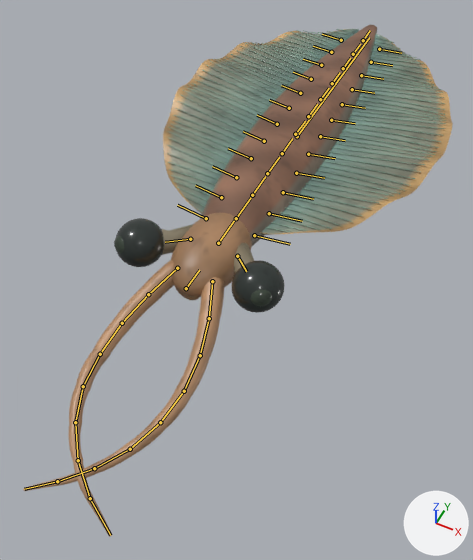
Renders of the glTF model public/assets/creatures/nectocaris.glb from each side of a commit.
Rendered twice from a 50 mm lens placed at (1.53, -4.16, 3.18), pointed at (0.05, -1.2, -0.52). Every picture has the same lights, and +X, +Y and +Z are marked at lower right. The first picture is the older version. Both versions are drawn at frame 7 of the action 'Bite'; the numbers are the values there. The bones that bend it are drawn over the model as lines.

Objects in the first picture: 'nectocaris nectocaris Eyes', 'nectocaris nectocaris Fin membrane', 'nectocaris nectocaris Living integument', 'nectocaris nectocaris Marginal tissue'.
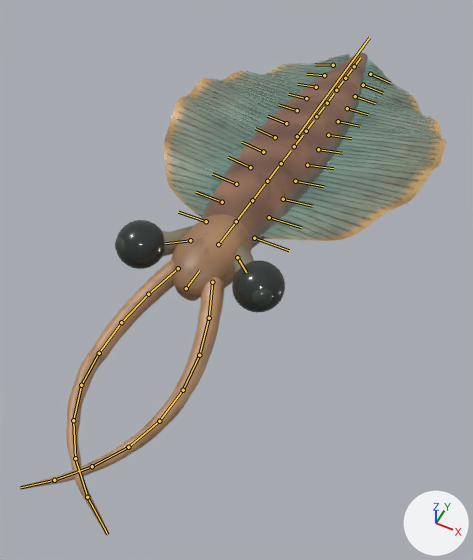
What differs and where, as boxes [x1, y1, x2, y2] in the pictures (473 x 560 px):
'nectocaris nectocaris Fin membrane', posed (9% shorter): before [163, 29, 453, 235]; after [164, 54, 446, 241]
'nectocaris nectocaris Living integument', posed: before [23, 25, 377, 537]; after [20, 53, 368, 536]
'nectocaris nectocaris Eyes', posed: before [114, 218, 284, 313]; after [115, 220, 285, 312]
'nectocaris nectocaris Marginal tissue', posed: before [176, 289, 199, 300]; after [175, 287, 199, 301]
bone 'body_00', root to tip: before (218, 243) to (235, 219); after (218, 244) to (235, 222)
bone 'body_01', root to tip: before (236, 218) to (251, 197); after (236, 221) to (250, 202)
bone 'fin_1_11', root to tip: before (379, 49) to (401, 53); after (370, 74) to (390, 83)
bone 'fin_-1_11', root to tip: before (341, 40) to (322, 34); after (333, 65) to (315, 64)
bone 'fin_1_10', root to tip: before (371, 62) to (392, 65); after (363, 85) to (383, 93)
bone 'fin_-1_10', root to tip: before (331, 52) to (313, 46); after (324, 75) to (306, 74)
bone 'fin_1_09', root to tip: before (361, 75) to (383, 79); after (355, 96) to (375, 103)
bone 'fin_-1_09', root to tip: before (321, 65) to (303, 59); after (316, 87) to (297, 84)
bone 'fin_1_08', root to tip: before (352, 89) to (374, 93); after (347, 108) to (368, 114)
bone 'fin_-1_08', root to tip: before (311, 79) to (293, 72); after (306, 98) to (288, 94)
bone 'fin_1_07', root to tip: before (342, 104) to (365, 108); after (338, 121) to (360, 126)
bone 'fin_-1_07', root to tip: before (300, 93) to (281, 85); after (297, 110) to (278, 104)
bone 'fin_1_05', root to tip: before (320, 136) to (345, 140); after (318, 149) to (342, 153)
bone 'fin_-1_05', root to tip: before (277, 124) to (257, 115); after (275, 137) to (255, 128)
bone 'fin_1_04', root to tip: before (308, 154) to (335, 158); after (307, 165) to (333, 168)
bone 'fin_-1_04', root to tip: before (264, 141) to (243, 131); after (263, 152) to (242, 142)
bone 'fin_1_01', root to tip: before (269, 213) to (302, 221); after (269, 217) to (301, 227)
bone 'fin_-1_01', root to tip: before (221, 197) to (195, 185); after (222, 202) to (196, 192)
bone 'fin_1_00', root to tip: before (254, 235) to (290, 244); after (254, 238) to (289, 250)
bone 'fin_-1_00', root to tip: before (206, 218) to (177, 205); after (206, 221) to (178, 212)

What the commit changed:
Bone 'body' (bone_body) turns from (1, 0, 0) to (-1, 0, 0) degrees about its own x, y and z.
Bone 'body_00' (bone_body_00) turns from (0, 0, 0) to (-1, 0, 0) degrees about its own x, y and z.
Bone 'body_01' (bone_body_01) turns from (0, 0, 0) to (-1, 0, 0) degrees about its own x, y and z.
Bone 'fin_1_11' (bone_fin_1_11) turns from (-2, 1, 0) to (-15, 0, 0) degrees about its own x, y and z.
Bone 'fin_-1_11' (bone_fin__1_11) turns from (-2, -1, 0) to (-15, -2, 0) degrees about its own x, y and z.
Bone 'fin_1_10' (bone_fin_1_10) turns from (-1, 1, 0) to (-13, -1, 0) degrees about its own x, y and z.
Bone 'fin_-1_10' (bone_fin__1_10) turns from (-1, -1, 0) to (-13, -2, 0) degrees about its own x, y and z.
Bone 'fin_1_09' (bone_fin_1_09) turns from (0, 0, 0) to (-10, -1, 0) degrees about its own x, y and z.
Bone 'fin_-1_09' (bone_fin__1_09) turns from (0, 0, 0) to (-10, -1, 0) degrees about its own x, y and z.
Bone 'fin_1_08' (bone_fin_1_08) turns from (0, 0, 0) to (-6, -1, 0) degrees about its own x, y and z.
Bone 'fin_-1_08' (bone_fin__1_08) turns from (0, 0, 0) to (-6, -1, 0) degrees about its own x, y and z.
Bone 'fin_1_07' (bone_fin_1_07) turns from (1, 0, 0) to (-2, 0, 0) degrees about its own x, y and z.
Bone 'fin_-1_07' (bone_fin__1_07) turns from (1, 0, 0) to (-2, 0, 0) degrees about its own x, y and z.
Bone 'fin_1_05' (bone_fin_1_05) turns from (2, 0, 0) to (3, 1, 0) degrees about its own x, y and z.
Bone 'fin_-1_05' (bone_fin__1_05) turns from (2, 0, 0) to (3, 1, 0) degrees about its own x, y and z.
Bone 'fin_1_04' (bone_fin_1_04) turns from (1, 0, 0) to (3, 1, 0) degrees about its own x, y and z.
Bone 'fin_-1_04' (bone_fin__1_04) turns from (1, 0, 0) to (3, 1, 0) degrees about its own x, y and z.
Bone 'fin_1_01' (bone_fin_1_01) turns from (-1, -1, 0) to (-6, 0, 0) degrees about its own x, y and z.
Bone 'fin_-1_01' (bone_fin__1_01) turns from (-1, 1, 0) to (-6, 2, 0) degrees about its own x, y and z.
Bone 'fin_1_00' (bone_fin_1_00) turns from (-2, -1, 0) to (-9, -1, 0) degrees about its own x, y and z.
Bone 'fin_-1_00' (bone_fin__1_00) turns from (-2, 1, 0) to (-9, 1, 0) degrees about its own x, y and z.
